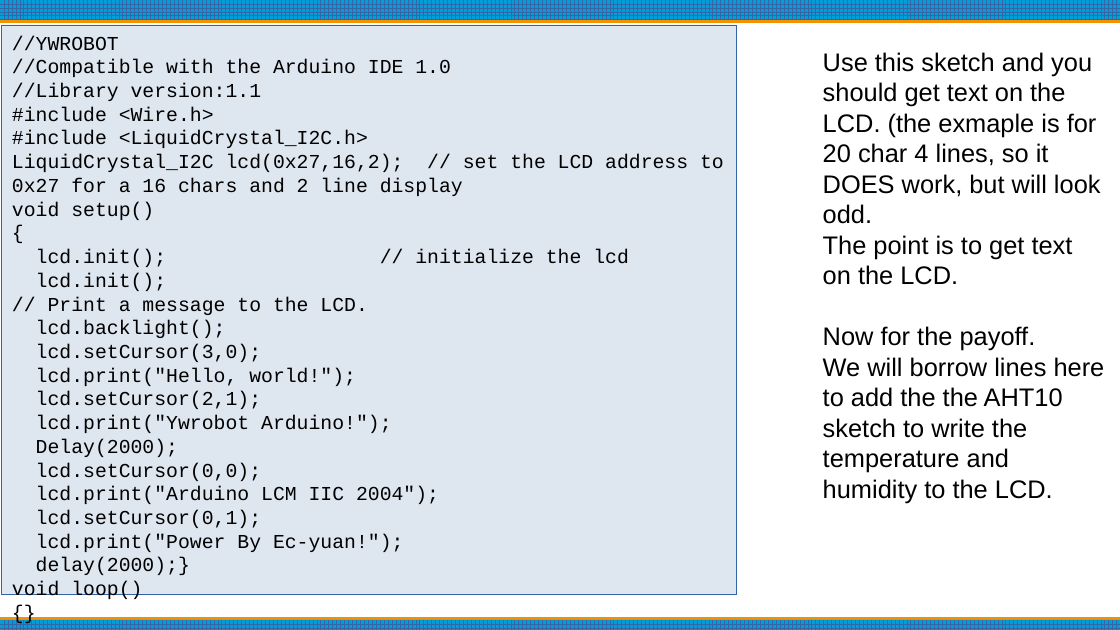
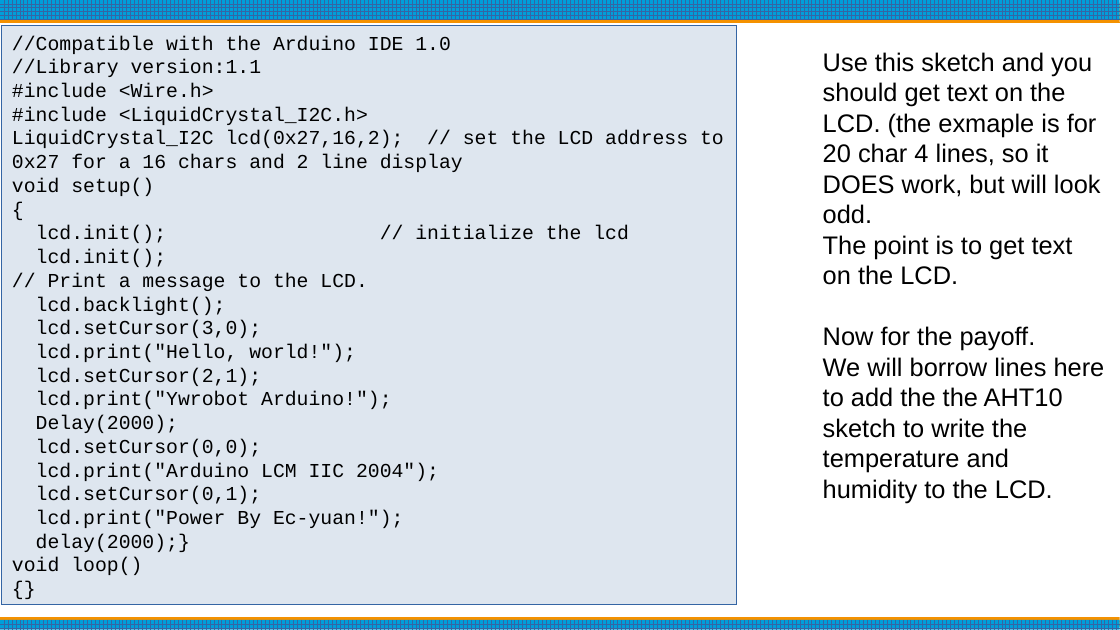
Before and after one commit to bpguy/gps_grid_sq_lcd, a slide deck: slide 15 of Arduino Basics.pptx. Drawn at 1120x630 pixels with LibreOffice and Linux fonts; fonts in the diff are those of the drawing. Boxes give left, top, right and bottom in pixels: in the first picture for what was removed or moved away, otherwise in the second. Text is boxed around its words. In the diff, an @@ line names an element or a change of style, - is before the commit and + after.

Commit message:
Update Arduino Basics.pptx
fixed typos, fixed formatting
added LCD phot of final sketch

```diff
--- a/Arduino Basics.pptx
+++ b/Arduino Basics.pptx
@@ rectangle "//Compatible with the Arduino IDE ...": place and size @@
-rectangle "//Compatible with the Arduino IDE ..." at (2, 25, 737, 595)
+rectangle "//Compatible with the Arduino IDE ..." at (2, 25, 737, 605)
@@ text in rectangle at (12, 36, 119, 51): paragraph removed @@
-//YWROBOT
```
Also in this commit, not shown: 8 other slides changed, 1 slide added.
